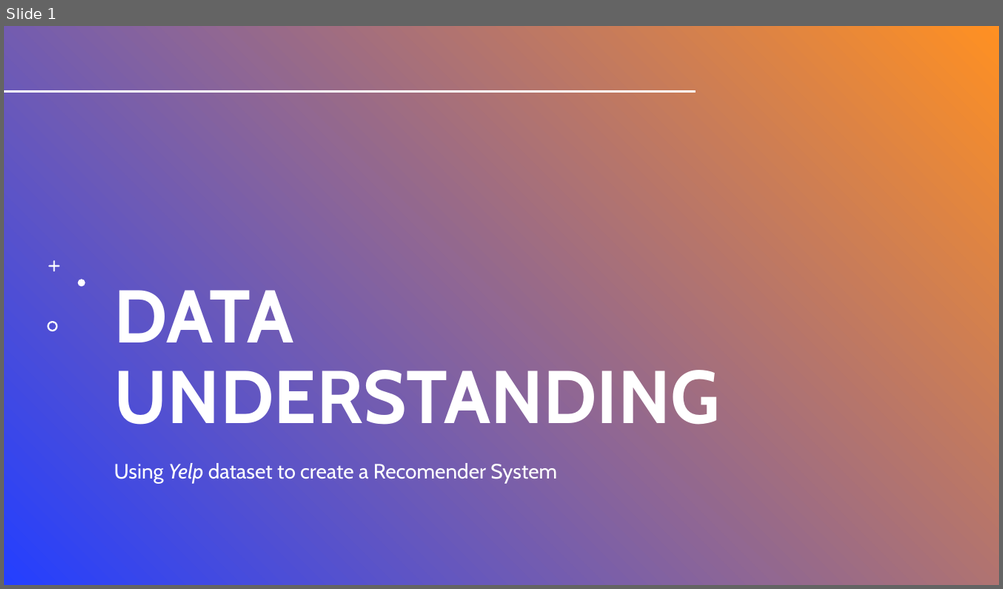
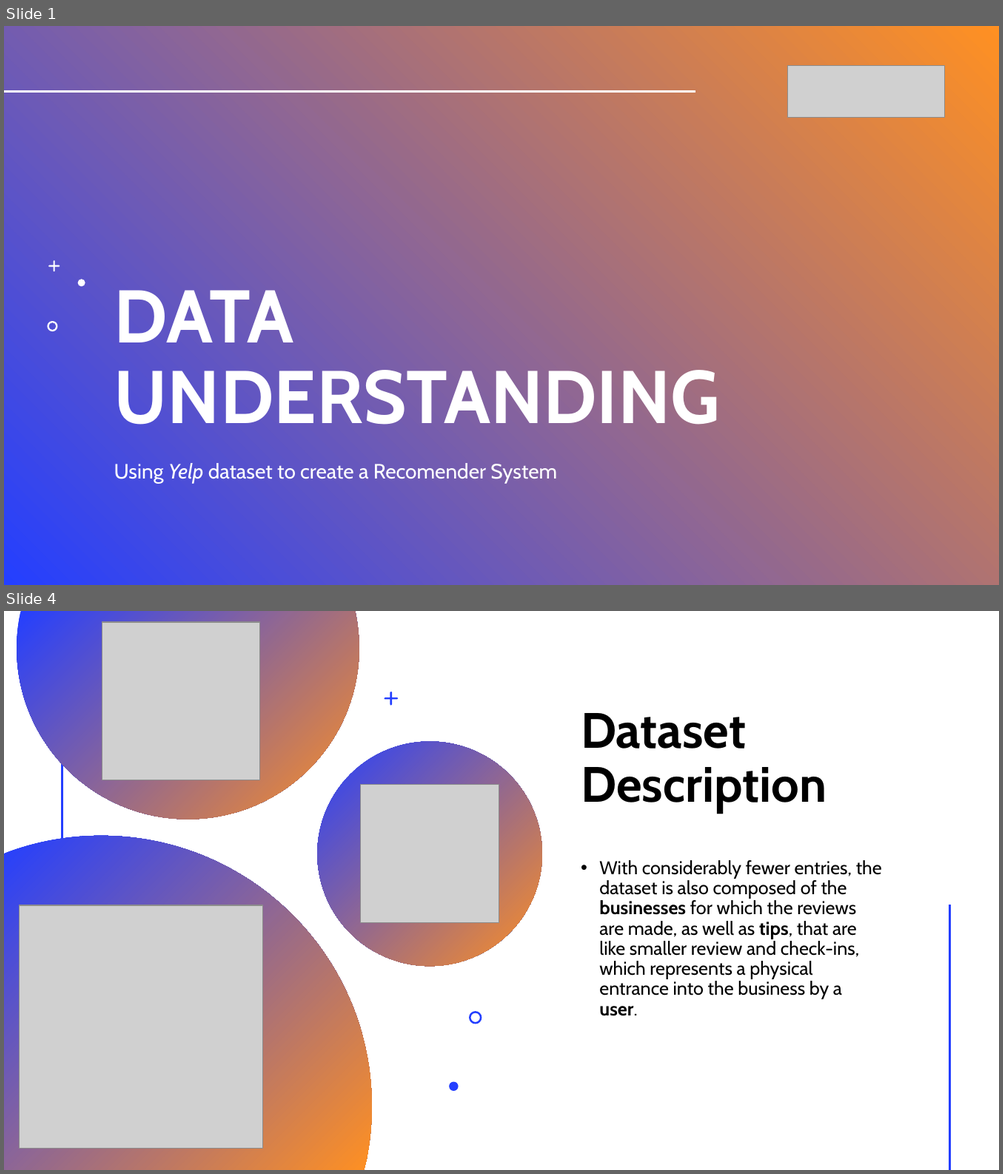
Before and after one commit to sergiodagama/FEUP-CAC_Yelp_Recommender_System, a slide deck: docs/data_understanding/recommender_system_du.pptx. Shown one above the other, each under a label of ours: slide 1 before the commit, slides 1 and 4 after it; the slides between them are not shown. The pictures are 1003x589 and 1003x1174 pixels, drawn with LibreOffice and Linux fonts; fonts in the diff are those of the drawing; grey boxes stand for pictures; background and template pictures are left out; a plain dark background stands for a picture behind light text. Boxes give left, top, right and bottom in pixels: in the first picture for what was removed or moved away, otherwise in the second. Text is boxed around its words. In the diff, an @@ line names an element or a change of style, - is before the commit and + after.

Commit message:
chore: add dataset uncompressed, as well as rs du initial script

```diff
--- a/docs/data_understanding/recommender_system_du.pptx
+++ b/docs/data_understanding/recommender_system_du.pptx
@@ slide 4 added at box(4, 611, 999, 1170), background #FFFFFF @@
@@ freeform shape added at box(17, 611, 359, 819), fill gradient #243FFF to #FF9022 @@
@@ picture added at box(102, 622, 261, 780) @@
@@ line added from (62, 640) to (62, 1170), #FF9022 2 pt @@
@@ freeform shape added at box(384, 692, 398, 706), fill #243FFF @@
@@ title added at box(580, 713, 826, 813), 48 pt, text #000000, bold @@
+Dataset Description
@@ ellipse added at box(317, 741, 542, 966), fill gradient #243FFF to #FF9022 @@
@@ picture added at box(361, 785, 499, 923) @@
@@ freeform shape added at box(4, 835, 372, 1170), fill gradient #243FFF to #FF9022 @@
@@ text added at box(599, 860, 882, 1017), 18 pt, text #000000 @@
+• With considerably fewer entries, the dataset is also composed of the businesses for which the reviews are made, as well as tips, that are like smaller review and check-ins, which represents a physical entrance into the business by a user.
@@ picture added at box(20, 906, 263, 1149) @@
@@ line added from (949, 906) to (949, 1170), #FF9022 2 pt @@
@@ freeform shape added at box(469, 1011, 481, 1025), fill #243FFF @@
@@ freeform shape added at box(449, 1082, 458, 1091), fill #243FFF @@
@@ slide 1 changed as well @@
@@ rectangle removed at box(4, 26, 999, 585) @@
@@ picture added at box(788, 65, 945, 117) @@
```
Also in this commit, not shown: 2 other slides added, 1 slide removed, 2 other files.
